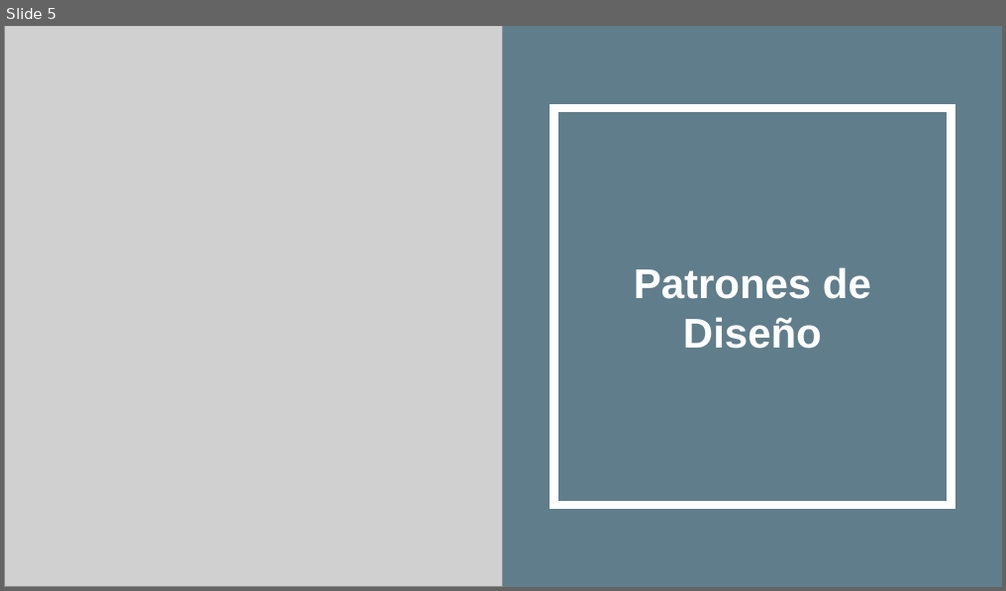
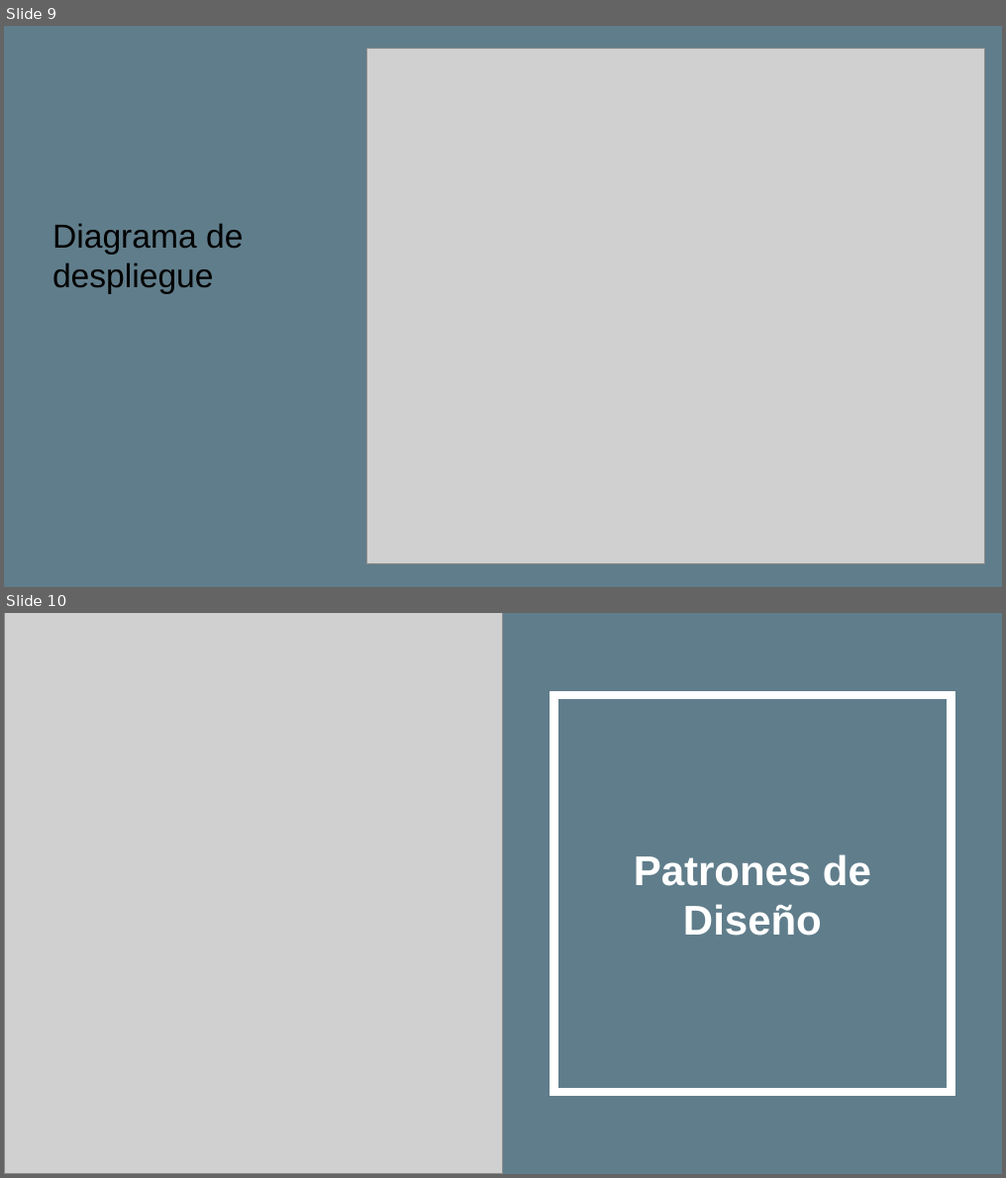
Before and after one commit to martintarres/TrabajoSoftware, a slide deck: Documentos/Reproductor de Musica.pptx. Shown one above the other, each under a label of ours: slide 5 before the commit, slides 9 and 10 after it. The pictures are 1006x591 and 1006x1178 pixels, drawn with LibreOffice and Linux fonts; fonts in the diff are those of the drawing; grey boxes stand for pictures. Boxes give left, top, right and bottom in pixels: in the first picture for what was removed or moved away, otherwise in the second. Text is boxed around its words. In the diff, an @@ line names an element or a change of style, - is before the commit and + after.

```diff
--- a/Documentos/Reproductor de Musica.pptx
+++ b/Documentos/Reproductor de Musica.pptx
@@ slide 9 added at [4,26,1002,587], background #FFFFFF; not listed: 1 template element that a slide beside it also shows @@
@@ picture added at [366,49,985,565] @@
@@ text added at [53,223,243,294], 24 pt, text #000000 @@
+Diagrama de despliegue
@@ what was slide 5 is now slide 10 @@
```
Also in this commit, not shown: 2 slides changed, 4 other slides added.
